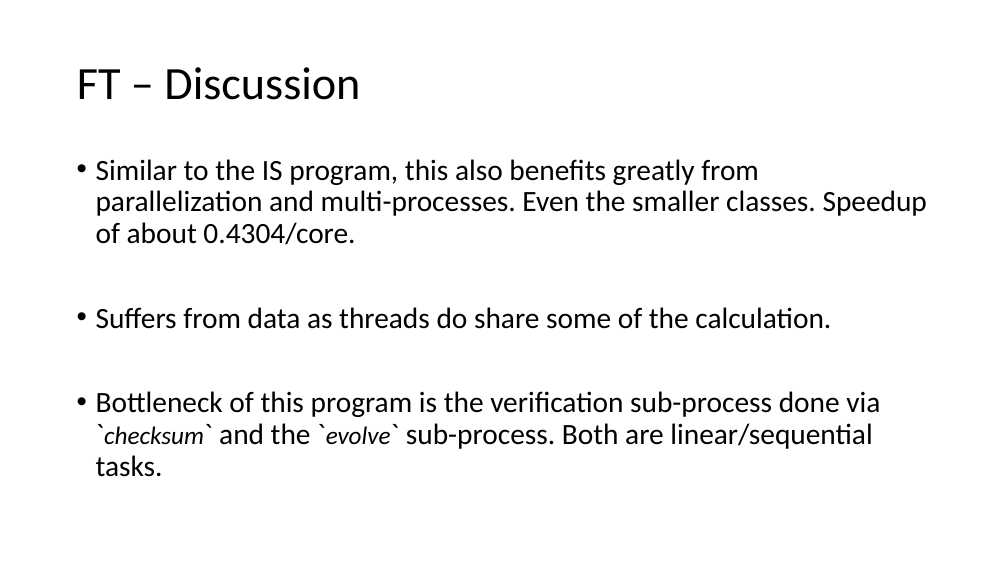
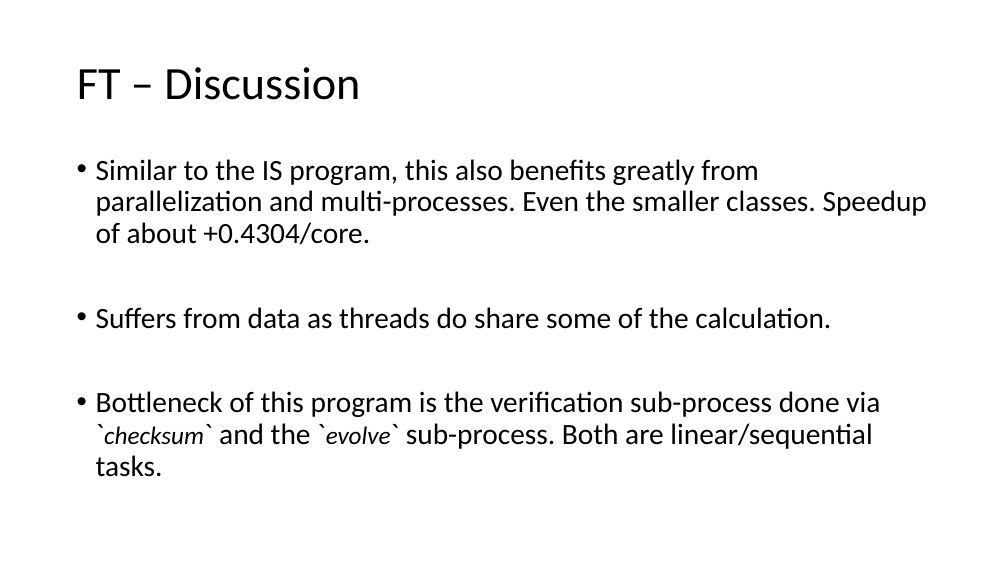
Before and after one commit to itomaldonado/multiprocessor-benchmarking-exploration, a slide deck: slide 20 of presentation.ppt. Drawn at 1008x567 pixels with LibreOffice and Linux fonts; fonts in the diff are those of the drawing. Boxes give left, top, right and bottom in pixels: in the first picture for what was removed or moved away, otherwise in the second. Text is boxed around its words. In the diff, an @@ line names an element or a change of style, - is before the commit and + after.

Commit message:
added ppt

```diff
--- a/presentation.ppt
+++ b/presentation.ppt
@@ text at box(96, 159, 927, 245): text changed @@
-• Similar to the IS program, this also benefits greatly from parallelization and multi-processes. Even the smaller classes. Speedup of about 0.4304/core.
+• Similar to the IS program, this also benefits greatly from parallelization and multi-processes. Even the smaller classes. Speedup of about +0.4304/core.
```
Also in this commit, not shown: 7 other slides changed, 1 slide added.
